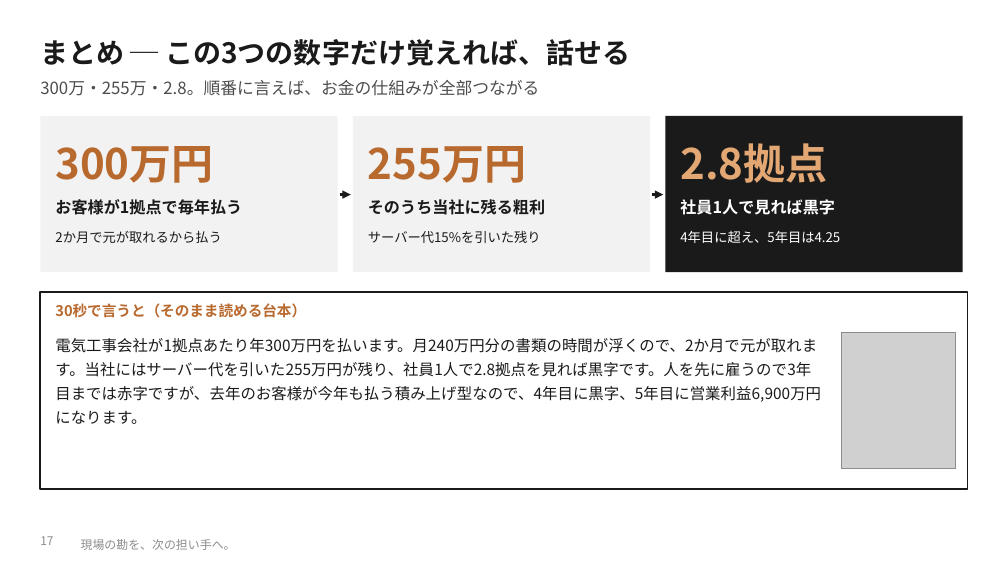
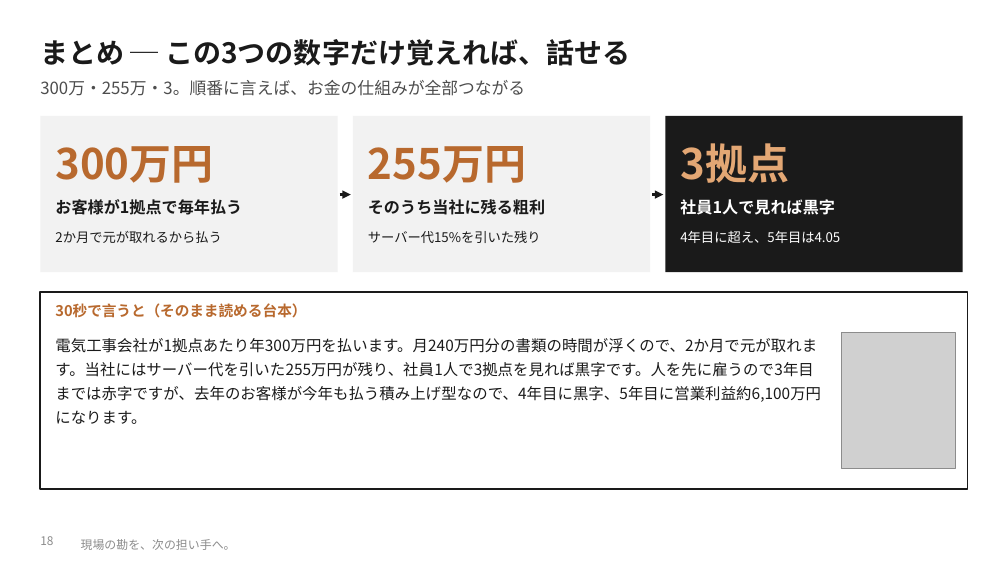
Before and after one commit to SEITOSHIKI/-ai-commute-audio-, a slide deck: slide 18 of deck/カンツギ_事業計画書_やさしい版.pptx (slide 17 before the commit). Drawn at 1008x567 pixels with LibreOffice and Linux fonts; fonts in the diff are those of the drawing; grey boxes stand for pictures; background and template pictures are left out. Boxes give left, top, right and bottom in pixels: in the first picture for what was removed or moved away, otherwise in the second. Text is boxed around its words. In the diff, an @@ line names an element or a change of style, - is before the commit and + after.

```diff
--- a/deck/カンツギ_事業計画書_やさしい版.pptx
+++ b/deck/カンツギ_事業計画書_やさしい版.pptx
@@ text at (40, 80, 525, 96): text changed @@
-300万・255万・2.8。順番に言えば、お金の仕組みが全部つながる
+300万・255万・3。順番に言えば、お金の仕組みが全部つながる
@@ text at (680, 143, 789, 183): text changed @@
-2.8拠点
+3拠点
@@ text at (680, 231, 840, 243): text changed @@
-4年目に超え、5年目は4.25
+4年目に超え、5年目は4.05
@@ text at (55, 338, 821, 424): text changed @@
-電気工事会社が1拠点あたり年300万円を払います。月240万円分の書類の時間が浮くので、2か月で元が取れます。当社にはサーバー代を引いた255万円が残り、社員1人で2.8拠点を見れば黒字です。人を先に雇うので3年目までは赤字ですが、去年のお客様が今年も払う積み上げ型なので、4年目に黒字、5年目に営業利益6,900万円になります。
+電気工事会社が1拠点あたり年300万円を払います。月240万円分の書類の時間が浮くので、2か月で元が取れます。当社にはサーバー代を引いた255万円が残り、社員1人で3拠点を見れば黒字です。人を先に雇うので3年目までは赤字ですが、去年のお客様が今年も払う積み上げ型なので、4年目に黒字、5年目に営業利益約6,100万円になります。
@@ page number at (40, 536, 53, 545): text changed @@
-17
+18
```
Also in this commit, not shown: 7 other slides changed, 1 slide added, 13 other files.
